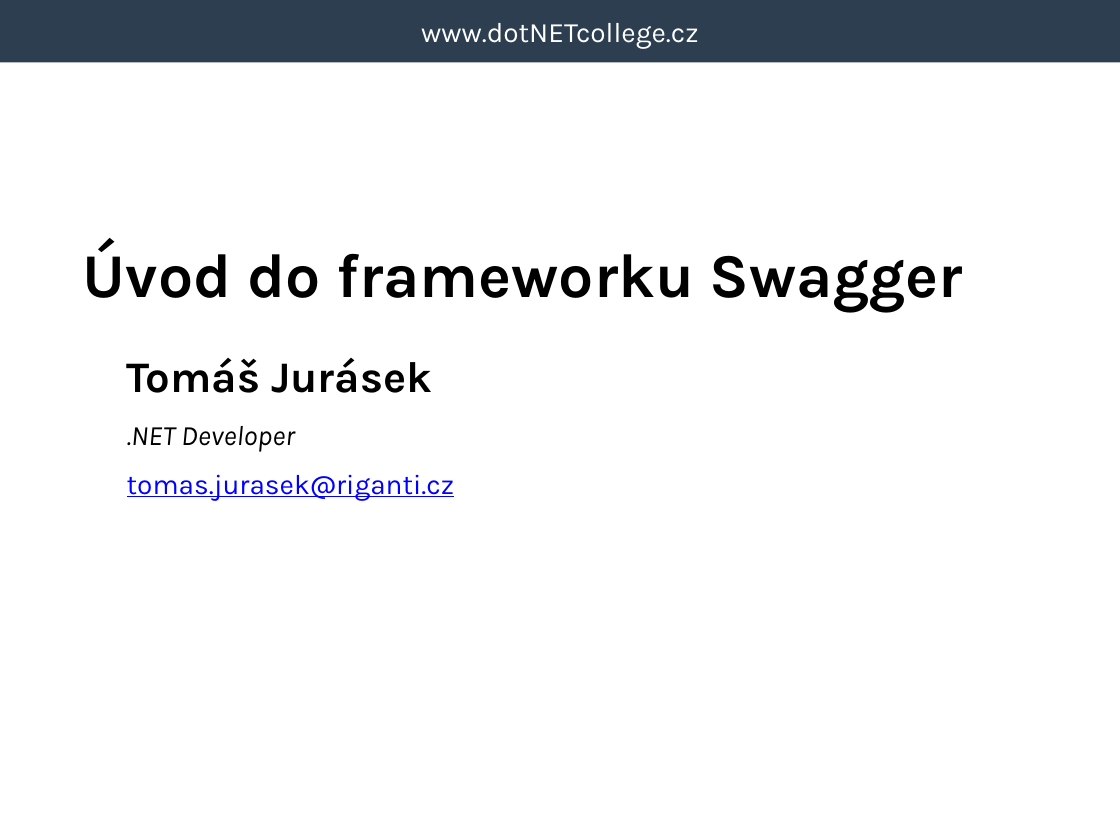
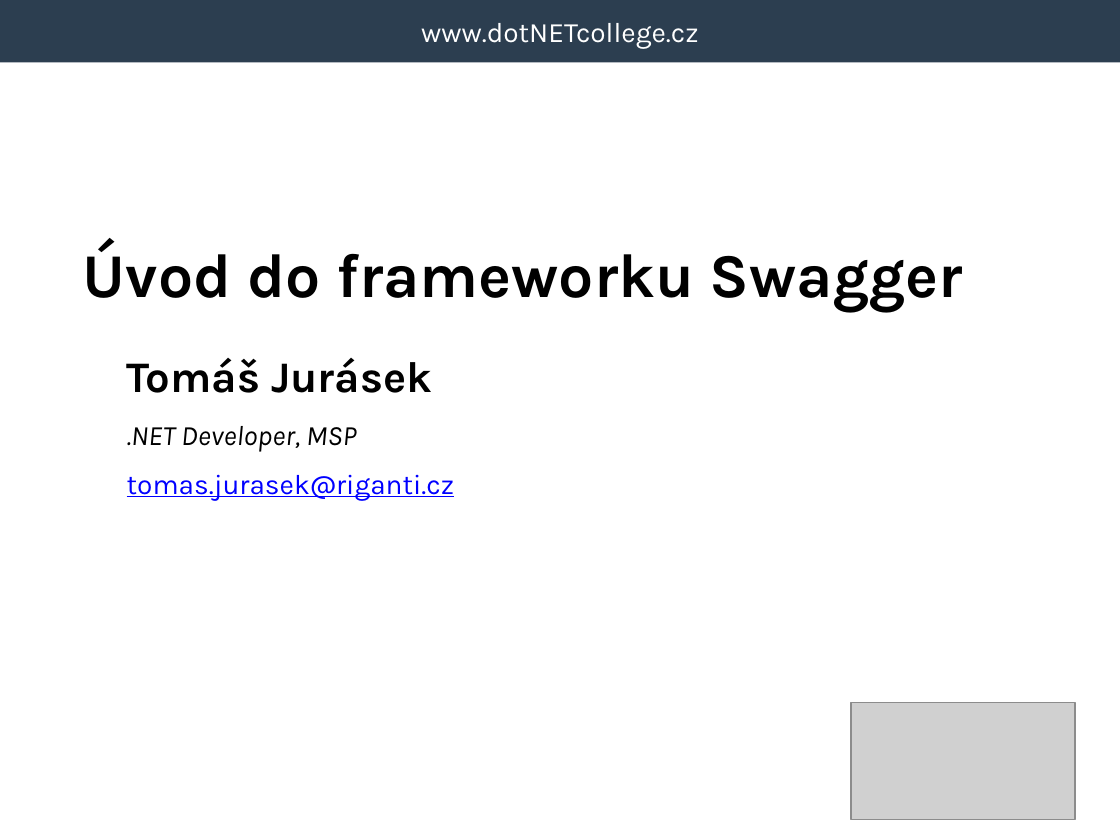
Before and after one commit to tomasjurasek/presentations, a slide deck: slide 2 of Swagger/Swagger.pptx (slide 1 before the commit). Drawn at 1120x840 pixels with LibreOffice and Linux fonts; fonts in the diff are those of the drawing; grey boxes stand for pictures; background and template pictures are left out. Boxes give left, top, right and bottom in pixels: in the first picture for what was removed or moved away, otherwise in the second. Text is boxed around its words. In the diff, an @@ line names an element or a change of style, - is before the commit and + after.

```diff
--- a/Swagger/Swagger.pptx
+++ b/Swagger/Swagger.pptx
@@ text at [127,426,357,452]: text changed @@
-.NET Developer
+.NET Developer, MSP
@@ picture added at [851,702,1075,820] @@
```
Also in this commit, not shown: 5 other slides changed, 7 slides added, 1 slide removed, 10 other files.
